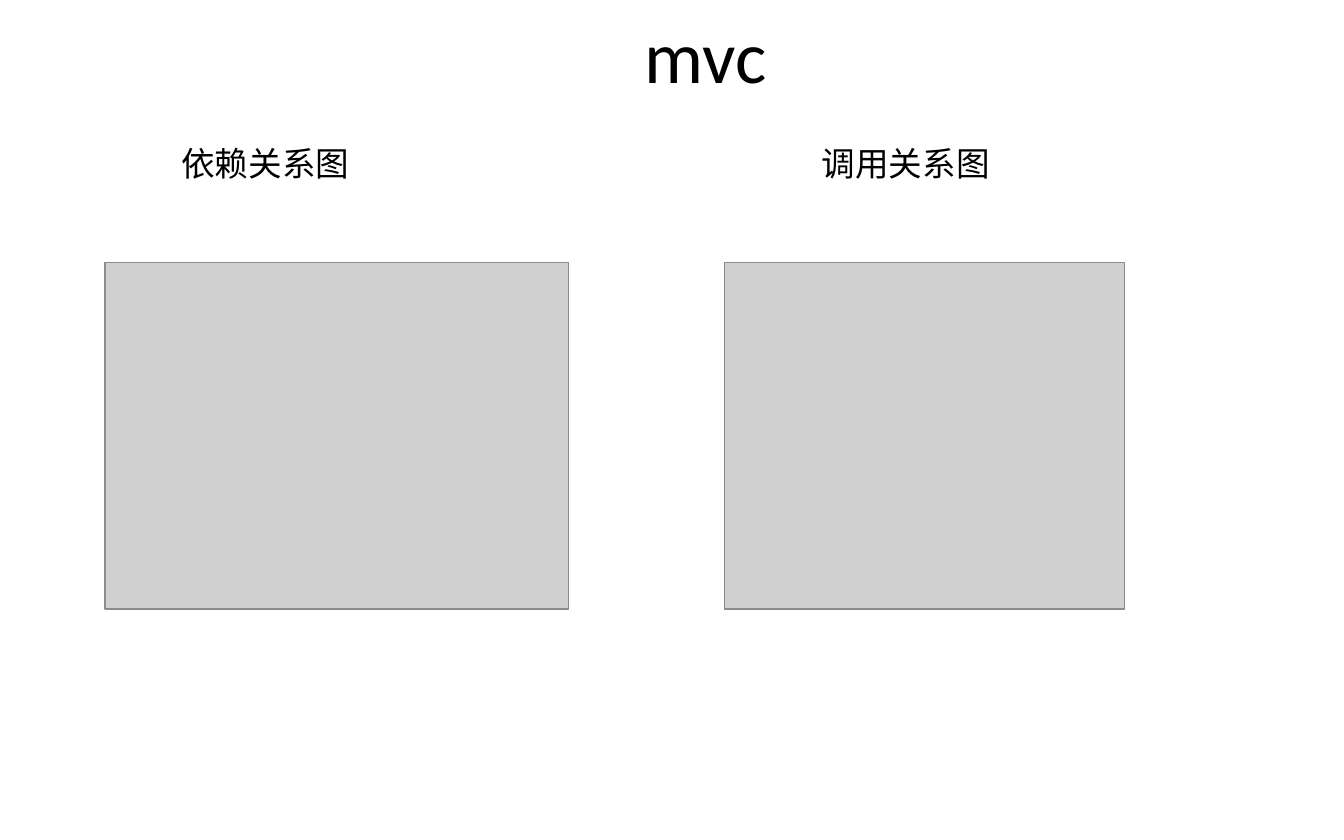
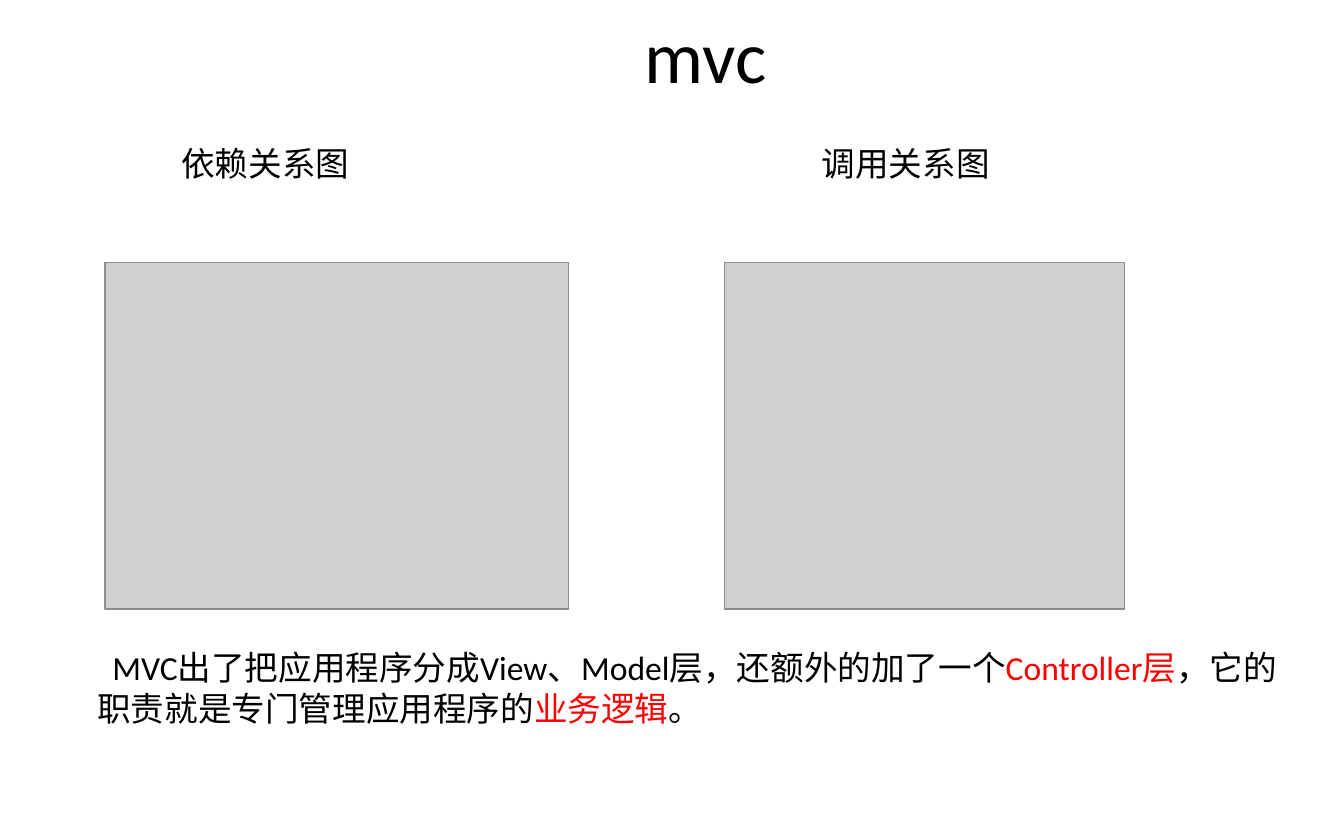
Before and after one commit to fastCreator/mvc-mvp, a slide deck: slide 3 of 竞网ppt模板.pptx. Drawn at 1344x840 pixels with LibreOffice and Linux fonts; fonts in the diff are those of the drawing; grey boxes stand for pictures; background and template pictures are left out. Boxes give left, top, right and bottom in pixels: in the first picture for what was removed or moved away, otherwise in the second. Text is boxed around its words. In the diff, an @@ line names an element or a change of style, - is before the commit and + after.

```diff
--- a/竞网ppt模板.pptx
+++ b/竞网ppt模板.pptx
@@ text added at <box>97,653,1277,724</box>, 18 pt, text #000000 @@
+MVC出了把应用程序分成View、Model层，还额外的加了一个Controller层，它的职责就是专门管理应用程序的业务逻辑。
```
Also in this commit, not shown: 4 other slides changed, 1 slide added, 4 other files.
